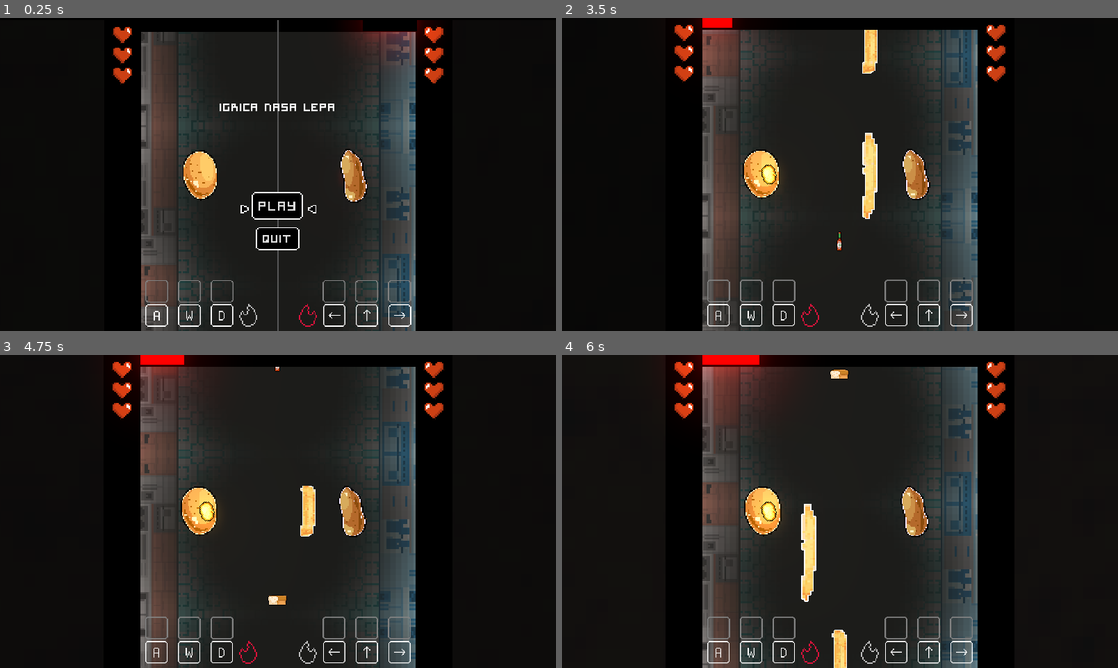
Above: before the commit, frames 1-4 (two rows, left to right).
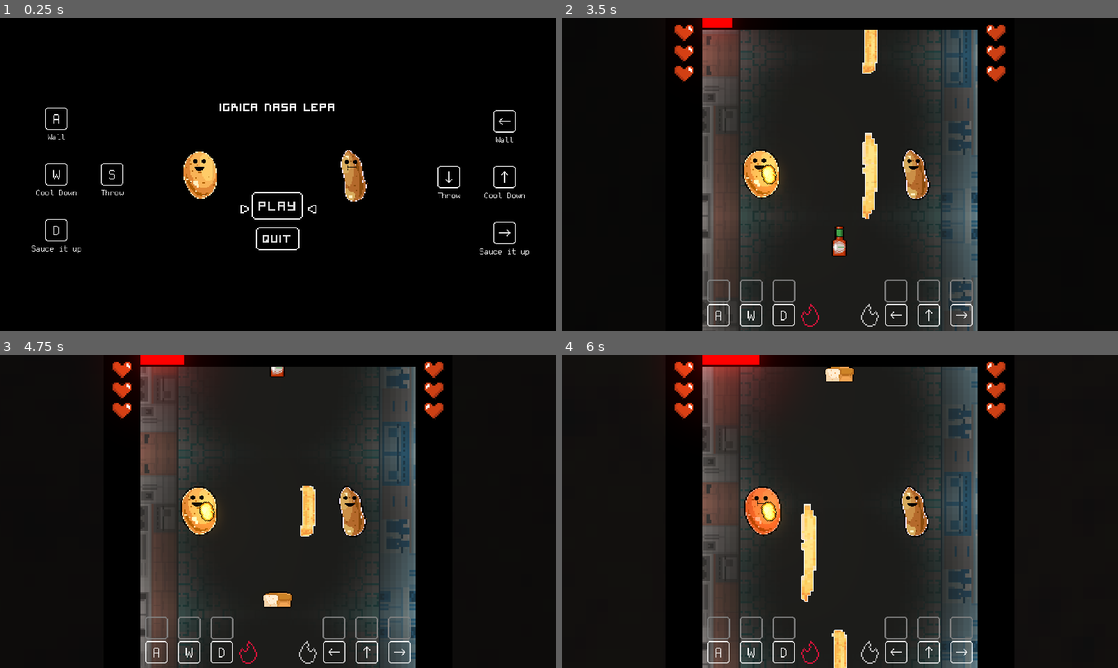
Above: after the commit, the same moments.

Repository: senseibobo/vruci-krompirici
Game: Godot game, scene res://menu/mainmenu.tscn
The game is run twice, just before and just after one commit, with the same random seed, the same clock (stepped at 60 frames per second) and the same inputs.
Inputs:
- Up to frame 1 (0.25 s): no input
- Up to frame 2 (3.5 s): tap Enter (ui_accept) at 0.5, 1.35, 1.52, 1.82, 2.85, 3.02, 3.32 s; hold Up (ui_up) 0.53-1.28 s; hold Enter (ui_accept) 0.53-1.28 s; hold Down (ui_down) 1.28-2.03 s; hold Enter (ui_accept) 2.03-2.78 s; hold Up (ui_up) from 2.03 s (still down)
- Up to frame 3 (4.75 s): release Up (ui_up) at 3.53 s; hold Enter (ui_accept) 3.53-4.28 s; hold Down (ui_down) from 3.53 s (still down); tap Escape (ui_cancel) at 4.15 s; tap Enter (ui_accept) at 4.35, 4.52 s
- Up to frame 4 (6 s): tap Enter (ui_accept) at 4.82, 5.85 s; hold Enter (ui_accept) 5.03-5.78 s; release Down (ui_down) at 5.78 s; hold Up (ui_up) from 5.78 s (still down)

The runs differ from the first frame. In frame 1, 46% of the frame differs, in the area x 5-96%, y 0-100%; in frame 2, 0.4%; in frame 3, 0.4%; in frame 4, 1.0%.

Commit message:
mozda finalna verzija

Diff:
--- a/game.gd
+++ b/game.gd
@@ -119,7 +119,7 @@
 
 func transition():
 	var cl = CanvasLayer.new()
-	cl.layer = 100
+	cl.layer = 126
 	var cr = ColorRect.new()
 	add_child(cl)
 	cl.add_child(cr)
--- a/main.tscn
+++ b/main.tscn
@@ -68,6 +68,7 @@
 [node name="Bg" type="Sprite" parent="."]
 position = Vector2( 454, 2032 )
 scale = Vector2( 0.243287, 0.243287 )
+z_index = -5
 texture = ExtResource( 8 )
 region_enabled = true
 region_rect = Rect2( 0, 0, 3840, 17280 )
@@ -79,7 +80,7 @@
 position = Vector2( 700, 512 )
 number = 2
 
-[node name="Sprite" parent="Player2" index="4"]
+[node name="Sprite" parent="Player2" index="3"]
 texture = ExtResource( 4 )
 
 [node name="Potato" parent="." instance=ExtResource( 1 )]
@@ -120,8 +121,8 @@
 [node name="Line2D" type="Line2D" parent="CanvasLayer2/Control"]
 z_index = 54
 points = PoolVector2Array( 0, 0, 0, 1024 )
-width = 2.0
-default_color = Color( 0.537255, 0.537255, 0.537255, 1 )
+width = 1.5
+default_color = Color( 0.486275, 0.486275, 0.486275, 0.203922 )
 
 [editable path="Player1"]
 [editable path="Player2"]
--- a/menu/mainmenu.tscn
+++ b/menu/mainmenu.tscn
@@ -6,6 +6,10 @@
 [ext_resource path="res://menu/selectarrow.png" type="Texture" id=4]
 [ext_resource path="res://player/Yam@2x.png" type="Texture" id=5]
 [ext_resource path="res://menu/skrinsot.png" type="Texture" id=6]
+[ext_resource path="res://wall/Ctrl_Left@2x.png" type="Texture" id=7]
+[ext_resource path="res://wall/Ctrl_Right.png" type="Texture" id=8]
+[ext_resource path="res://player/Face_1@2x.png" type="Texture" id=9]
+[ext_resource path="res://player/Face_2@2x.png" type="Texture" id=10]
 
 [node name="MainMenu" type="Control"]
 anchor_right = 1.0
@@ -19,6 +23,7 @@
 color = Color( 0, 0, 0, 1 )
 
 [node name="TextureRect" type="TextureRect" parent="."]
+visible = false
 anchor_left = 0.5
 anchor_right = 0.5
 margin_left = -910.0
@@ -103,11 +108,30 @@
 z_index = 880
 texture = ExtResource( 2 )
 
+[node name="Face12x" type="Sprite" parent="CanvasLayer/Control/DefaultPotato2x"]
+position = Vector2( -99.999, -875 )
+scale = Vector2( 0.7, 0.7 )
+texture = ExtResource( 9 )
+
 [node name="Yam2x" type="Sprite" parent="CanvasLayer/Control"]
 position = Vector2( 248, 516 )
 scale = Vector2( 0.04, 0.04 )
 z_index = 880
 texture = ExtResource( 5 )
 
+[node name="Face12x2" type="Sprite" parent="CanvasLayer/Control/Yam2x"]
+position = Vector2( -225, -875 )
+scale = Vector2( 0.7, 0.7 )
+texture = ExtResource( 10 )
+
+[node name="CtrlLeft2x" type="Sprite" parent="CanvasLayer/Control"]
+position = Vector2( -657, 532 )
+scale = Vector2( 0.5, 0.5 )
+texture = ExtResource( 7 )
+
+[node name="CtrlRight2x" type="Sprite" parent="CanvasLayer/Control"]
+position = Vector2( 673, 541 )
+texture = ExtResource( 8 )
+
 [connection signal="pressed" from="CenterContainer/VBoxContainer2/VBoxContainer/Button" to="." method="_on_play_pressed"]
 [connection signal="pressed" from="CenterContainer/VBoxContainer2/VBoxContainer/Button2" to="." method="_on_quit_pressed"]
--- a/player/player.gd
+++ b/player/player.gd
@@ -1,5 +1,11 @@
 extends Node2D
 
+
+const faces = [
+	preload("res://player/Face_1@2x.png"),
+	preload("res://player/Face_2@2x.png"),
+	preload("res://player/Face_3@2x.png")
+]
 
 export var number: int = 1
 var powers: Array = [null,null,null]
@@ -22,6 +28,8 @@
 func on_game_start():
 	Game.players[number] = self
 
+var old_heat: float
+
 func _process(delta):
 	if not Game.running: return
 	flash = move_toward(flash,0,delta*4.0)
@@ -39,12 +47,24 @@
 		$CanvasLayer/Control/Cooling.modulate = Color.aqua
 		$CanvasLayer/Control/Heating.modulate = Color.gray
 		heat = clamp(heat - Game.heat_cooldown/100.0*delta,0,1)
+	$Sprite/Face.texture = faces[min(int(heat*3.0),2)]
+	$Sprite.self_modulate = Color.white.linear_interpolate(Color.red,int(heat*3.0)/3.0)
+	if old_heat < 0.66 and heat >= 0.66:
+		$Sprite/Smoke.emitting = true
+		$Sprite/Smoke2.emitting = true
+	elif heat < 0.66:
+		$Sprite/Smoke.emitting = false
+		$Sprite/Smoke2.emitting = false
 	adjust_size()
 	if Input.is_action_just_pressed("player"+str(number)+"_throw"):
 		throw_potato()
 	for i in 3:
 		if Input.is_action_just_pressed("player"+str(number)+"_power"+str(i+1)):
 			use_power(i)
+	old_heat = heat
+
+func f(x):
+	return max(fmod(-x,2)-1,0)
 
 func adjust_size():
 	$CanvasLayer/Control/ColorRect.color = Color(0.8+heat*2,flash,flash)
@@ -132,6 +152,10 @@
 	$DeathParticles.emitting = true
 	Game.potato.queue_free()
 	yield(get_tree().create_timer(0.3,false),"timeout")
+	$Sprite/Face.queue_free()
+	$Sprite/Smoke.emitting = false
+	$Sprite/Smoke2.emitting = false
+	$Sprite.self_modulate = Color.white
 	$Sprite.texture = death_textures[number]
 
 func update_life_count():
--- a/player/player.tscn
+++ b/player/player.tscn
@@ -11,6 +11,7 @@
 [ext_resource path="res://menu/fire.png" type="Texture" id=9]
 [ext_resource path="res://menu/Snow.png" type="Texture" id=10]
 [ext_resource path="res://player/death.png" type="Texture" id=11]
+[ext_resource path="res://player/Face_1@2x.png" type="Texture" id=12]
 
 [sub_resource type="Environment" id=7]
 background_mode = 4
@@ -43,6 +44,34 @@
 scale = 5.36
 scale_curve = SubResource( 2 )
 
+[sub_resource type="Animation" id=8]
+length = 0.001
+tracks/0/type = "value"
+tracks/0/path = NodePath(".:rotation_degrees")
+tracks/0/interp = 1
+tracks/0/loop_wrap = true
+tracks/0/imported = false
+tracks/0/enabled = true
+tracks/0/keys = {
+"times": PoolRealArray( 0 ),
+"transitions": PoolRealArray( 1 ),
+"update": 0,
+"values": [ 0.0 ]
+}
+
+[sub_resource type="Animation" id=9]
+resource_name = "bacanje"
+tracks/0/type = "bezier"
+tracks/0/path = NodePath(".:rotation_degrees")
+tracks/0/interp = 1
+tracks/0/loop_wrap = true
+tracks/0/imported = false
+tracks/0/enabled = true
+tracks/0/keys = {
+"points": PoolRealArray( 0, -0.25, 0, 0, 78.6728, 84.1728, -0.1, -9, 0.1, -44, 0, -0.1, 6, 0.25, 0 ),
+"times": PoolRealArray( 0, 0.1, 0.6 )
+}
+
 [sub_resource type="CanvasItemMaterial" id=10]
 particles_animation = true
 particles_anim_h_frames = 3
@@ -60,6 +89,37 @@
 
 [sub_resource type="CurveTexture" id=5]
 curve = SubResource( 4 )
+
+[sub_resource type="ParticlesMaterial" id=13]
+flag_disable_z = true
+spread = 0.0
+gravity = Vector3( 0, -1200, 0 )
+initial_velocity = 823.48
+initial_velocity_random = 0.43
+orbit_velocity = 0.0
+orbit_velocity_random = 0.0
+damping = 1200.0
+angle = 720.0
+angle_random = 1.0
+scale = 4.46
+scale_curve = SubResource( 5 )
+color_ramp = SubResource( 12 )
+
+[sub_resource type="ParticlesMaterial" id=14]
+flag_disable_z = true
+direction = Vector3( -1, 0, 0 )
+spread = 0.0
+gravity = Vector3( 0, -1200, 0 )
+initial_velocity = 823.48
+initial_velocity_random = 0.43
+orbit_velocity = 0.0
+orbit_velocity_random = 0.0
+damping = 1200.0
+angle = 720.0
+angle_random = 1.0
+scale = 4.46
+scale_curve = SubResource( 5 )
+color_ramp = SubResource( 12 )
 
 [sub_resource type="ParticlesMaterial" id=6]
 emission_shape = 1
@@ -77,34 +137,6 @@
 scale_curve = SubResource( 5 )
 color_ramp = SubResource( 12 )
 
-[sub_resource type="Animation" id=8]
-length = 0.001
-tracks/0/type = "value"
-tracks/0/path = NodePath(".:rotation_degrees")
-tracks/0/interp = 1
-tracks/0/loop_wrap = true
-tracks/0/imported = false
-tracks/0/enabled = true
-tracks/0/keys = {
-"times": PoolRealArray( 0 ),
-"transitions": PoolRealArray( 1 ),
-"update": 0,
-"values": [ 0.0 ]
-}
-
-[sub_resource type="Animation" id=9]
-resource_name = "bacanje"
-tracks/0/type = "bezier"
-tracks/0/path = NodePath(".:rotation_degrees")
-tracks/0/interp = 1
-tracks/0/loop_wrap = true
-tracks/0/imported = false
-tracks/0/enabled = true
-tracks/0/keys = {
-"points": PoolRealArray( 0, -0.25, 0, 0, 78.6728, 84.1728, -0.1, -9, 0.1, -44, 0, -0.1, 6, 0.25, 0 ),
-"times": PoolRealArray( 0, 0.1, 0.6 )
-}
-
 [node name="Player" type="Node2D"]
 scale = Vector2( 0.5, 0.5 )
 script = ExtResource( 1 )
@@ -286,6 +318,49 @@
 process_material = SubResource( 3 )
 texture = ExtResource( 2 )
 
+[node name="AnimationPlayer" type="AnimationPlayer" parent="."]
+anims/RESET = SubResource( 8 )
+anims/bacanje = SubResource( 9 )
+
+[node name="Sprite" type="Sprite" parent="."]
+show_behind_parent = true
+scale = Vector2( 0.08, 0.08 )
+texture = ExtResource( 4 )
+
+[node name="Smoke" type="Particles2D" parent="Sprite"]
+material = SubResource( 10 )
+position = Vector2( 800, -800 )
+scale = Vector2( 12.5, 12.5 )
+z_index = 1000
+emitting = false
+amount = 19
+lifetime = 0.55
+draw_order = 1
+process_material = SubResource( 13 )
+texture = ExtResource( 11 )
+
+[node name="Smoke2" type="Particles2D" parent="Sprite"]
+material = SubResource( 10 )
+position = Vector2( -1200, -800 )
+scale = Vector2( 12.5, 12.5 )
+z_index = 1000
+emitting = false
+amount = 19
+lifetime = 0.55
+draw_order = 1
+process_material = SubResource( 14 )
+texture = ExtResource( 11 )
+
+[node name="Face" type="TextureRect" parent="Sprite"]
+margin_left = -700.0
+margin_top = -1375.0
+margin_right = -618.0
+margin_bottom = -1293.0
+rect_scale = Vector2( 12.5, 12.5 )
+texture = ExtResource( 12 )
+expand = true
+stretch_mode = 6
+
 [node name="DeathParticles" type="Particles2D" parent="."]
 material = SubResource( 10 )
 emitting = false
@@ -294,12 +369,3 @@
 explosiveness = 0.51
 process_material = SubResource( 6 )
 texture = ExtResource( 11 )
-
-[node name="AnimationPlayer" type="AnimationPlayer" parent="."]
-anims/RESET = SubResource( 8 )
-anims/bacanje = SubResource( 9 )
-
-[node name="Sprite" type="Sprite" parent="."]
-show_behind_parent = true
-scale = Vector2( 0.08, 0.08 )
-texture = ExtResource( 4 )
--- a/potato/potato.gd
+++ b/potato/potato.gd
@@ -59,6 +59,5 @@
 	var s = float(strength)
 	var ds = float(default_strength)
 	$Particles2D.modulate = Color(s/ds,ds/s,ds/s)
-	print(strength)
 	if $Particles2D.amount != strength:
 		$Particles2D.amount = strength
--- a/power/power.tscn
+++ b/power/power.tscn
@@ -7,10 +7,10 @@
 script = ExtResource( 2 )
 
 [node name="TextureRect" type="TextureRect" parent="."]
-margin_left = -32.0
-margin_top = -32.0
-margin_right = 32.0
-margin_bottom = 32.0
+margin_left = -50.0
+margin_top = -50.0
+margin_right = 50.0
+margin_bottom = 50.0
 texture = ExtResource( 1 )
 expand = true
 stretch_mode = 6
--- a/power/slowpower.gd
+++ b/power/slowpower.gd
@@ -5,6 +5,7 @@
 	texture = preload("res://power/slow.png")
 
 func use(player_number: int):
+	if not is_instance_valid(Game.potato): return
 	Game.potato.slowdown(3)
 	yield(Game.get_tree().create_timer(3.0,false),"timeout")
 	Game.potato.speedup(3)
--- a/srce/srce.gd
+++ b/srce/srce.gd
@@ -14,6 +14,7 @@
 	check_for_collision()
 
 func check_for_collision():
+	if not is_instance_valid(Game.potato): return
 	var ppos = Game.potato.global_position
 	var pos = global_position
 	var distance = sqrt(pow(ppos.x-pos.x,2)+pow(ppos.y-pos.y,2)/10)
Binary file added: Speed Line@2x.png
Not shown, added: Speed Line@2x.png.import
Not shown: 1 places in menu/mainmenu.tscn that only renumber resources
Binary file added: player/Face_1@2x.png
Not shown, added: player/Face_1@2x.png.import
Binary file added: player/Face_2@2x.png
Not shown, added: player/Face_2@2x.png.import
Binary file added: player/Face_3@2x.png
Not shown, added: player/Face_3@2x.png.import
Not shown: 1 places in player/player.tscn that only renumber resources
Binary file changed: power/sauce.png
Binary file added: wall/Ctrl_Left@2x.png
(and 11 more such lines)
